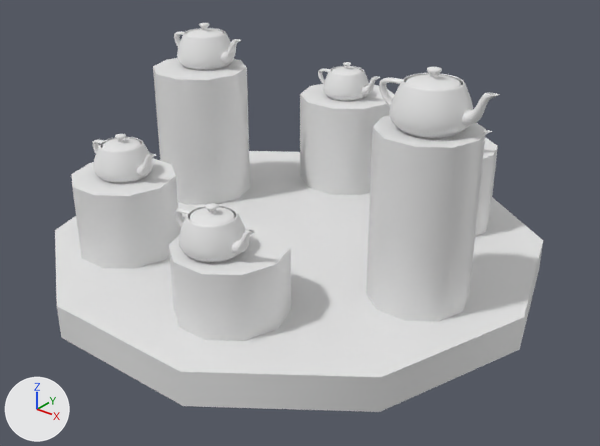
The FBX model Assets/_Model/Scene03/turntable.fbx, before and after one commit.
Rendered twice from a camera (50 mm lens) standing at (2.33, -4.78, 2.16) and looking at (-0.04, -1.81, 0.32). Lighting does not change. The marker at lower left points along +X, +Y and +Z. Where no turn or scale is listed for an object, it has been applied to the vertices. Vertices at the same position are counted once.

Script lines for the objects in view, before the commit:
```python
ob_cylinder002 = bpy.data.objects.new('Cylinder002', me_mesh_012)
ob_cylinder002.location = (-0.162, -1.695, 0.0)
ob_cylinder005 = bpy.data.objects.new('Cylinder005', me_mesh_003)
ob_cylinder005.location = (-0.989, -1.532, 0.0)
ob_cylinder006 = bpy.data.objects.new('Cylinder006', me_mesh_004)
ob_cylinder006.location = (0.078, -2.455, 0.0)
ob_cylinder008 = bpy.data.objects.new('Cylinder008', me_mesh)
ob_cylinder008.location = (-0.764, -2.321, 0.0)
ob_teapot001 = bpy.data.objects.new('Teapot001', me_mesh_007)
ob_teapot001.location = (0.667, -1.816, 0.975)
ob_teapot002 = bpy.data.objects.new('Teapot002', me_mesh_008)
ob_teapot002.location = (0.049, -2.521, 0.474)
ob_teapot003 = bpy.data.objects.new('Teapot003', me_mesh_009)
ob_teapot003.location = (-0.425, -0.898, 0.68)
ob_teapot004 = bpy.data.objects.new('Teapot004', me_mesh_010)
ob_teapot004.location = (-1.006, -1.463, 0.886)
ob_teapot006 = bpy.data.objects.new('Teapot006', me_mesh_006)
ob_teapot006.location = (-0.778, -2.304, 0.541)
# also in view: 'Cylinder004' at (-0.43, -0.88, 0.35); 'Cylinder003' at (0.37, -1.04, 0.31); 'Cylinder007' at (0.67, -1.82, 0.49)
```
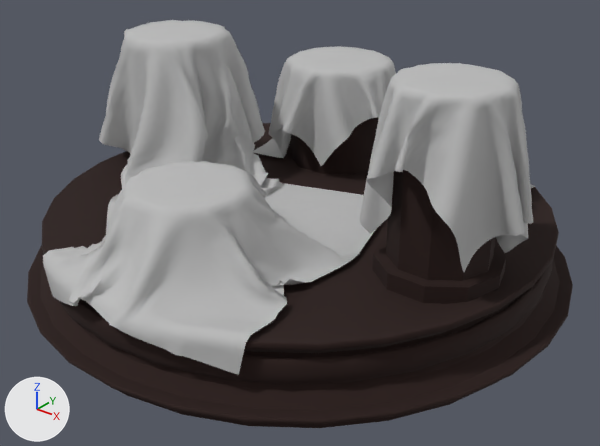
Location of each change, (x1, y1, x2, y2) in pixels of the pictures (600 x 446 px):
'Cylinder002', deleted
    before: (55, 151, 543, 412)
'Cylinder008', reshaped, moved
    before: (71, 158, 180, 269)
    after: (27, 123, 573, 428)
'Plane003', added
    after: (43, 161, 375, 375)
'Plane005', added
    after: (360, 63, 533, 272)
'Cylinder007', reshaped, moved
    before: (366, 115, 486, 322)
    after: (372, 170, 507, 304)
'Plane001', added
    after: (99, 20, 268, 221)
'Torus001', added (black)
    after: (43, 252, 552, 385)
'Plane002', added
    after: (253, 46, 396, 166)
'Cylinder004', reshaped, moved
    before: (300, 84, 395, 195)
    after: (291, 117, 378, 174)
'Teapot001', deleted
    before: (379, 67, 500, 139)
'Teapot002', deleted
    before: (175, 203, 257, 263)
'Teapot006', deleted
    before: (93, 134, 156, 183)
'Teapot004', deleted
    before: (174, 23, 241, 70)
'Teapot003', deleted
    before: (318, 62, 381, 101)
part 1 of me_mesh, added
    after: (27, 123, 573, 428)
part 2 of me_mesh, deleted
    before: (71, 158, 180, 269)
part 3 of me_mesh_004, deleted
    before: (169, 221, 290, 275)
part 4 of me_mesh_004, recoloured
    before: (169, 247, 291, 341)
part 6 of me_mesh_001, deleted
    before: (483, 137, 498, 158)
part 7 of me_mesh_001, recoloured
    before: (475, 147, 498, 236)
part 8 of me_mesh_002, deleted
    before: (301, 84, 395, 109)
part 9 of me_mesh_002, recoloured
    before: (300, 94, 393, 195)
    after: (291, 117, 378, 174)
part 10 of me_mesh_003, deleted
    before: (153, 58, 247, 80)
part 11 of me_mesh_003, recoloured
    before: (153, 68, 250, 205)

The change, as a diff of the scene's bpy script:
```diff
--- a/Assets/_Model/Scene03/turntable.fbx.py
+++ b/Assets/_Model/Scene03/turntable.fbx.py
@@ me_mesh_001 @@
-me_mesh_001.from_pydata(...)  # 22 vertices, 40 faces; spans x -0.24..0.24, y -0.228..0.228, z 0.0..0.613
+me_mesh_001.from_pydata(...)  # 20 vertices, 36 faces; spans x -0.24..0.24, y -0.228..0.228, z 0.0..0.613
+# me_mesh_001 part 6: 1 vertex removed from x 0.0, y 0.0, z 0.613
+# me_mesh_001 part 7: 20 faces spanning x -0.24..0.24, y -0.228..0.228, z 0.0..0.613 switch from no material to mat_03___default (black #281411)
@@ me_mesh_003 @@
-me_mesh_003.from_pydata(...)  # 22 vertices, 40 faces; spans x -0.266..0.266, y -0.253..0.253, z 0.0..0.908
+me_mesh_003.from_pydata(...)  # 20 vertices, 36 faces; spans x -0.266..0.266, y -0.253..0.253, z 0.0..0.908
+# me_mesh_003 part 10: 1 vertex removed from x 0.0, y 0.0, z 0.908
+# me_mesh_003 part 11: 20 faces spanning x -0.266..0.266, y -0.253..0.253, z 0.0..0.908 switch from no material to mat_03___default (black #281411)
@@ me_mesh_002 @@
-me_mesh_002.from_pydata(...)  # 22 vertices, 40 faces; spans x -0.282..0.282, y -0.268..0.268, z 0.0..0.7
+me_mesh_002.from_pydata(...)  # 20 vertices, 36 faces; spans x -0.282..0.282, y -0.268..0.268, z 0.0..0.7
+# me_mesh_002 part 8: 1 vertex removed from x 0.0, y 0.0, z 0.7
+# me_mesh_002 part 9: 20 faces spanning x -0.282..0.282, y -0.268..0.268, z 0.0..0.7 switch from no material to mat_03___default (black #281411)
@@ me_mesh_005 @@
-me_mesh_005.from_pydata(...)  # 22 vertices, 40 faces; spans x -0.239..0.239, y -0.227..0.227, z 0.0..0.988
+me_mesh_005.from_pydata(...)  # 50 vertices, 96 faces; spans x -0.296..0.296, y -0.282..0.282, z 0.0..0.988
+# me_mesh_005 part 5
+# 2 vertices are removed from x 0.0, y 0.0, z 0.0..0.988
+# 40 faces are deleted
+# 10 vertices are added at x -0.296..0.296, y -0.282..0.282, z 0.0
+# 10 new vertices lie (0.0, 0.0, -0.793) away from vertices in x -0.239..0.239, y -0.227..0.227, z 0.988
+# 10 new vertices lie (0.0, 0.0, 0.195) away from vertices in x -0.296..0.296, y -0.282..0.282, z 0.0
+# 96 new faces join them
+me_mesh_005.materials.append(mat_03___default)  # black #281411
@@ me_mesh_004 @@
-me_mesh_004.from_pydata(...)  # 22 vertices, 40 faces; spans x -0.267..0.267, y -0.254..0.254, z 0.0..0.493
+me_mesh_004.from_pydata(...)  # 20 vertices, 36 faces; spans x -0.267..0.267, y -0.254..0.254, z 0.0..0.493
+# me_mesh_004 part 3: 1 vertex removed from x 0.0, y 0.0, z 0.493
+# me_mesh_004 part 4: 20 faces spanning x -0.267..0.267, y -0.254..0.254, z 0.0..0.493 switch from no material to mat_03___default (black #281411)
@@ me_mesh @@
-me_mesh.from_pydata(...)  # 22 vertices, 40 faces; spans x -0.263..0.263, y -0.251..0.251, z 0.0..0.564
+me_mesh.from_pydata(...)  # 840 vertices, 824 faces; spans x -1.403..1.403, y -1.396..1.396, z 0.0..0.368
+# me_mesh part 1: 840 vertices added at x -1.403..1.403, y -1.396..1.396, z 0.0..0.368
+# me_mesh part 2: 22 vertices removed from x -0.263..0.263, y -0.251..0.251, z 0.0..0.564
+me_mesh.materials.append(mat_03___default)  # black #281411
@@ ob_cylinder002 @@
-ob_cylinder002 = bpy.data.objects.new('Cylinder002', me_mesh_012)
@@ ob_cylinder004 @@
 ob_cylinder004 = bpy.data.objects.new('Cylinder004', me_mesh_002)
-ob_cylinder004.location = (-0.425, -0.881, 0.0)
+ob_cylinder004.location = (-0.425, -0.97, 0.219)
@@ ob_cylinder007 @@
 ob_cylinder007 = bpy.data.objects.new('Cylinder007', me_mesh_005)
-ob_cylinder007.location = (0.666, -1.823, 0.0)
+ob_cylinder007.location = (0.764, -1.823, 0.219)
@@ ob_teapot001 @@
-ob_teapot001 = bpy.data.objects.new('Teapot001', me_mesh_007)
@@ ob_teapot006 @@
-ob_teapot006 = bpy.data.objects.new('Teapot006', me_mesh_006)
@@ ob_teapot004 @@
-ob_teapot004 = bpy.data.objects.new('Teapot004', me_mesh_010)
@@ ob_cylinder008 @@
 ob_cylinder008 = bpy.data.objects.new('Cylinder008', me_mesh)
-ob_cylinder008.location = (-0.764, -2.321, 0.0)
+ob_cylinder008.location = (-0.136, -1.698, 0.0)
@@ ob_teapot002 @@
-ob_teapot002 = bpy.data.objects.new('Teapot002', me_mesh_008)
@@ ob_teapot003 @@
-ob_teapot003 = bpy.data.objects.new('Teapot003', me_mesh_009)
@@ ob_plane002 @@
+ob_plane002 = bpy.data.objects.new('Plane002', me_mesh_003_1)  # 2601 vertices, 2500 faces; spans x -0.384..0.549, y -0.597..0.415, z -1.337..-0.508; in mat_13___default (its picture is missing)
+ob_plane002.location = (-0.517, -0.813, 1.451)
@@ ob_plane005 @@
+ob_plane005 = bpy.data.objects.new('Plane005', me_mesh_006_1)  # 2601 vertices, 5000 faces; spans x -0.443..0.362, y -0.413..0.4, z -1.017..-0.21; in mat_13___default (its picture is missing)
+ob_plane005.location = (0.799, -1.793, 1.443)
@@ ob_plane003 @@
+ob_plane003 = bpy.data.objects.new('Plane003', me_mesh_004_1)  # 2601 vertices, 2500 faces; spans x -0.81..0.63, y -0.79..0.93, z -0.6..-0.06; in mat_13___default (its picture is missing)
+ob_plane003.location = (-0.107, -2.261, 0.799)
@@ ob_torus001 @@
+ob_torus001 = bpy.data.objects.new('Torus001', me_mesh_001_1)  # 360 vertices, 360 faces; spans x -1.29..1.29, y -1.3..1.3, z -0.06..0.06; in mat_03___default (black #281411)
+ob_torus001.location = (-0.14, -1.704, 0.226)
@@ ob_plane001 @@
+ob_plane001 = bpy.data.objects.new('Plane001', me_mesh_002_1)  # 2601 vertices, 2500 faces; spans x -0.674..0.528, y -0.793..0.529, z -0.838..-0.009; in mat_13___default (its picture is missing)
+ob_plane001.location = (-0.833, -1.711, 1.161)
@@ ob_plane004 @@
+ob_plane004 = bpy.data.objects.new('Plane004', me_mesh_005_1)  # 2601 vertices, 2500 faces; spans x -0.346..0.48, y -0.46..0.349, z -0.947..-0.439; in mat_13___default (its picture is missing)
+ob_plane004.location = (0.291, -0.977, 1.295)
```
